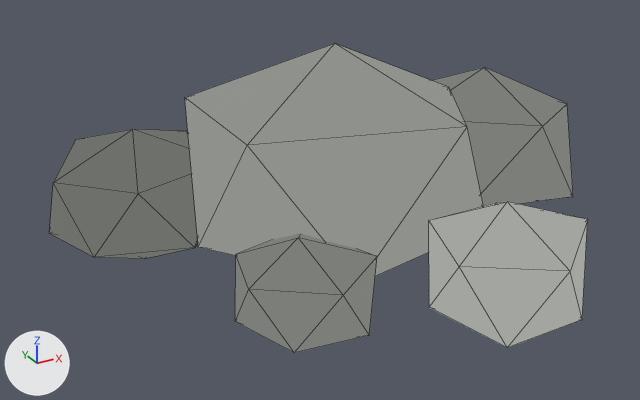
A saved change to the glTF model gameAsset/models/decorates/rockCluster/rockCluster.glb.
Both versions are drawn from a camera (50 mm lens) standing at (-1.35, -2.35, 1.39) and looking at (-0.09, -0.08, 0.25). Arrows for +X, +Y and +Z are at lower left; the lights stay in place. The picture after the commit comes second. Mesh edges are drawn as thin lines. Vertices at exactly the same position are counted once.

The first picture shows 'RockCluster'.
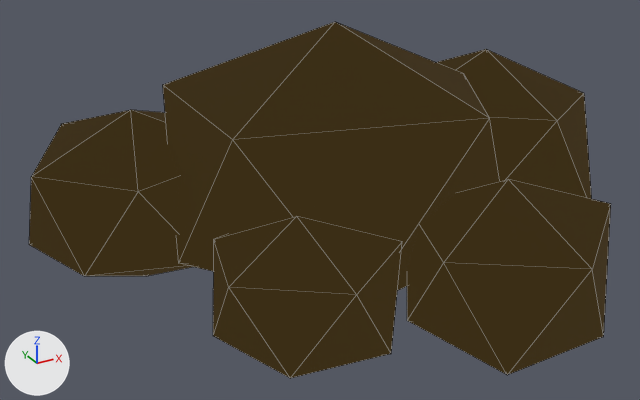
What changed in the scene script:
```text
Add mat_rock_cluster_outline:
    mat_rock_cluster_outline = principled_material('rock_cluster_Outline')
    mat_rock_cluster_outline.base_color = (0.0, 0.0, 0.0)  # black #000000
    mat_rock_cluster_outline.metallic = 1.0
    mat_rock_cluster_outline.roughness = 1.0
    mat_rock_cluster_outline.emission_color = (0.0437, 0.0273, 0.00802)  # brown #3b2e16
    mat_rock_cluster_outline.emission_strength = 1.0
Change me_rockcluster_mesh:
    used by ob_rockcluster; location = (0.0, 0.0, 0.0)
    remove me_rockcluster_mesh.from_pydata(...)  # 60 vertices, 100 faces; spans x -0.84..1.02, y -0.87..0.62, z -0.04..0.73
    add me_rockcluster_mesh.from_pydata(...)  # 120 vertices, 200 faces; spans x -0.9..1.08, y -0.94..0.68, z -0.11..0.79
    me_rockcluster_mesh part 1: the loose piece of 12 vertices spanning x -0.48..0.45, y -0.46..0.4, z -0.04..0.73 is copied, and the copy is scaled about its middle by (1.14, 1.15, 1.19), in mat_rock_cluster_outline (black #000000); it spans x -0.55..0.51, y -0.53..0.46, z -0.11..0.79
    me_rockcluster_mesh part 2: the loose piece of 12 vertices spanning x 0.35..1.02, y -0.21..0.45, z -0.04..0.52 is copied, and the copy is scaled about its middle by (1.2, 1.2, 1.25), in mat_rock_cluster_outline (black #000000); it spans x 0.28..1.08, y -0.28..0.51, z -0.1..0.59
    me_rockcluster_mesh part 3: the loose piece of 12 vertices spanning x -0.84..-0.26, y 0.09..0.62, z -0.03..0.44 is copied, and the copy is scaled about its middle by (1.23, 1.25, 1.3), in mat_rock_cluster_outline (black #000000); it spans x -0.9..-0.2, y 0.02..0.68, z -0.1..0.51
    me_rockcluster_mesh part 4: the loose piece of 12 vertices spanning x -0.02..0.48, y -0.87..-0.38, z -0.03..0.38 is copied, and the copy is scaled about its middle by (1.27, 1.27, 1.34), in mat_rock_cluster_outline (black #000000); it spans x -0.09..0.55, y -0.94..-0.31, z -0.1..0.45
    me_rockcluster_mesh part 5: the loose piece of 12 vertices spanning x -0.52..-0.13, y -0.61..-0.17, z -0.03..0.31 is copied, and the copy is scaled about its middle by (1.34, 1.32, 1.42), in mat_rock_cluster_outline (black #000000); it spans x -0.58..-0.06, y -0.68..-0.1, z -0.1..0.38
    add me_rockcluster_mesh.materials.append(mat_rock_cluster_outline)  # black #000000
```

What differs and where, as boxes [x1, y1, x2, y2] in the pictures (640 x 400 px):
'RockCluster', reshaped (8% wider, 15% taller)
    before: [49, 44, 588, 353]
    after: [29, 22, 611, 378]
part 1 of me_rockcluster_mesh, added
    after: [163, 22, 500, 291]
part 2 of me_rockcluster_mesh, added
    after: [436, 49, 592, 199]
part 3 of me_rockcluster_mesh, added
    after: [29, 110, 192, 276]
part 4 of me_rockcluster_mesh, added
    after: [407, 179, 611, 375]
part 5 of me_rockcluster_mesh, added
    after: [213, 216, 402, 378]
